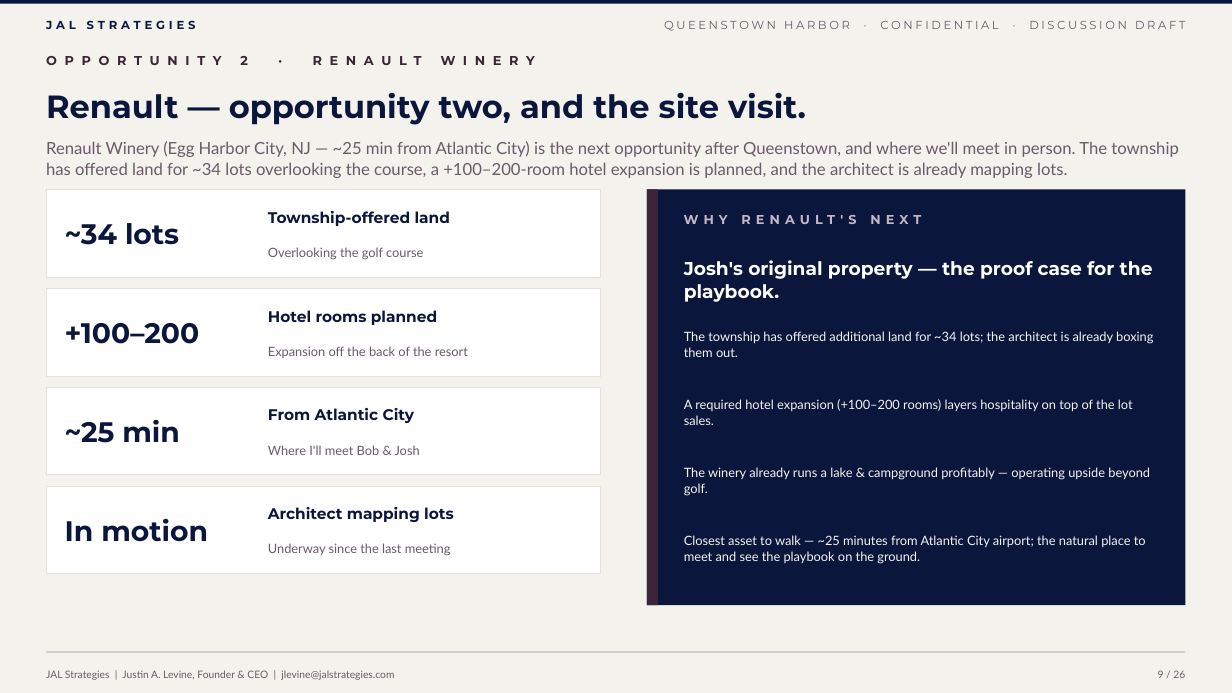
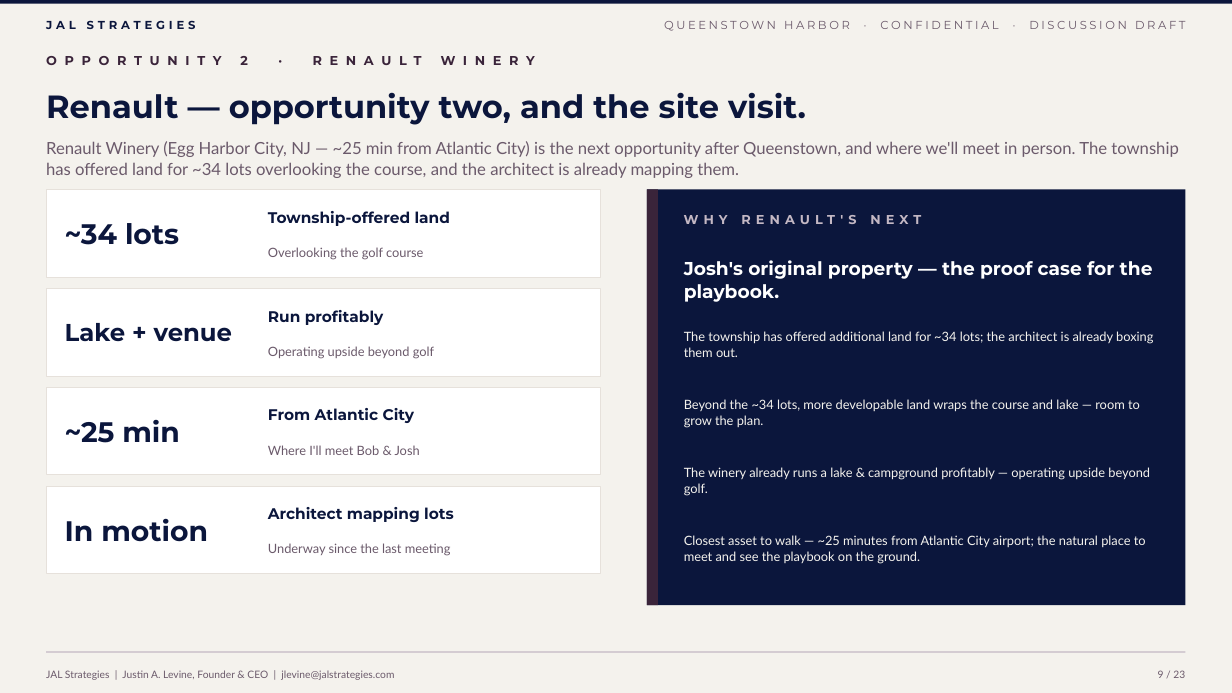
Before and after one commit to jlevine711/Apex, a slide deck: slide 9 of JAL_Queenstown_Harbor_Proposal.pptx. Drawn at 1232x693 pixels with LibreOffice and Linux fonts; fonts in the diff are those of the drawing. Boxes give left, top, right and bottom in pixels: in the first picture for what was removed or moved away, otherwise in the second. Text is boxed around its words. In the diff, an @@ line names an element or a change of style, - is before the commit and + after.

```diff
--- a/JAL_Queenstown_Harbor_Proposal.pptx
+++ b/JAL_Queenstown_Harbor_Proposal.pptx
@@ text at (46,141,1178,178): text changed @@
-Renault Winery (Egg Harbor City, NJ — ~25 min from Atlantic City) is the next opportunity after Queenstown, and where we'll meet in person. The township has offered land for ~34 lots overlooking the course, a +100–200-room hotel expansion is planned, and the architect is already mapping lots.
+Renault Winery (Egg Harbor City, NJ — ~25 min from Atlantic City) is the next opportunity after Queenstown, and where we'll meet in person. The township has offered land for ~34 lots overlooking the course, and the architect is already mapping them.
@@ text at (65,323,232,341): text changed; size 22 to 19 pt @@
-+100–200
+Lake + venue
@@ text at (268,310,384,325): text changed @@
-Hotel rooms planned
+Run profitably
@@ text at (268,346,434,359): text changed @@
-Expansion off the back of the resort
+Operating upside beyond golf
@@ text at (684,399,1140,428): text changed @@
-A required hotel expansion (+100–200 rooms) layers hospitality on top of the lot sales.
+Beyond the ~34 lots, more developable land wraps the course and lake — room to grow the plan.
```
Also in this commit, not shown: 21 other slides changed, 3 slides removed, 5 other files.
